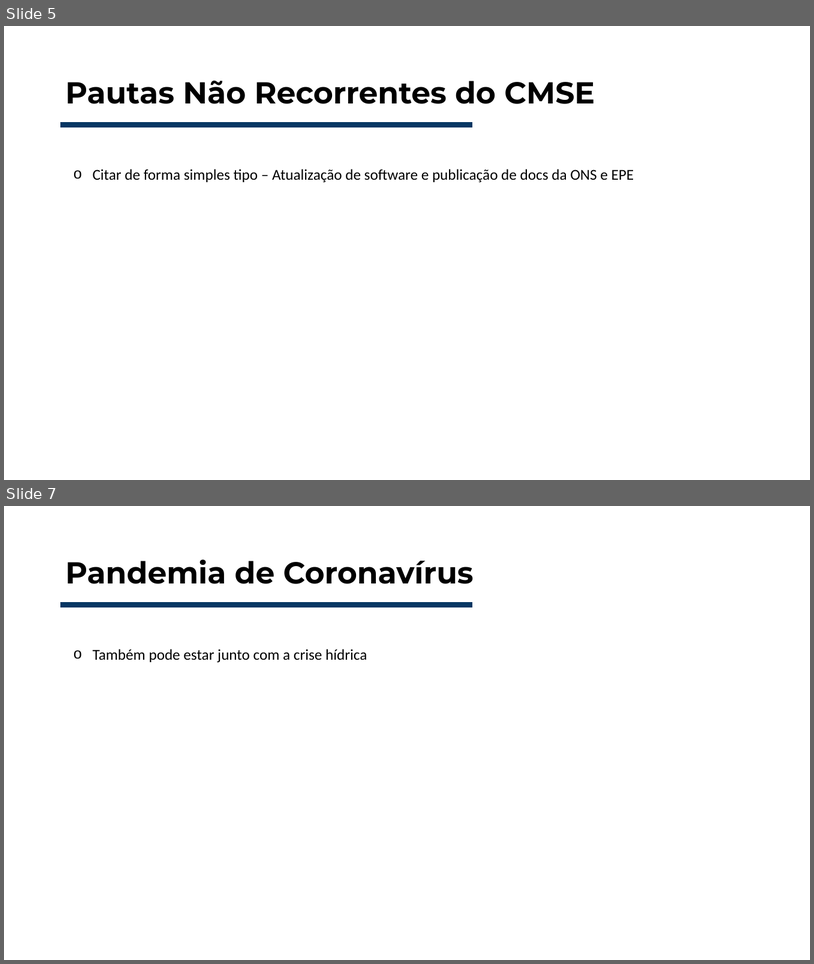
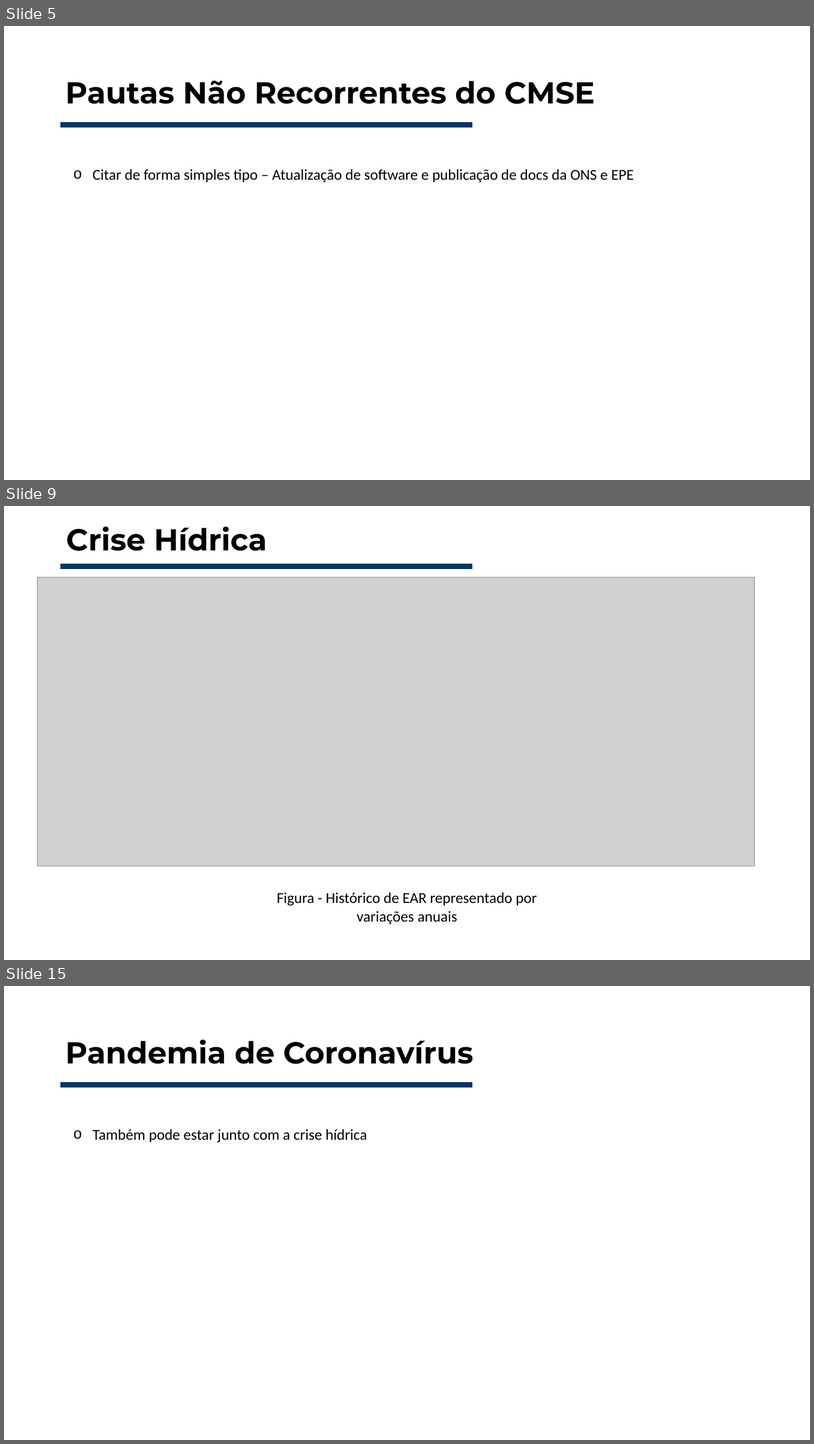
Before and after one commit to Rafa3lAlbuqueruqe/Planejamento_energetico_trabalhos, a slide deck: Seminário 1 - CMSE/Seminário - Comitê de Monitoramento do Sistema Elétrico.pptx. Shown one above the other, each under a label of ours: slides 5 and 7 before the commit, slides 5, 9 and 15 after it; the slides between them are not shown. The pictures are 814x964 and 814x1444 pixels, drawn with LibreOffice and Linux fonts; fonts in the diff are those of the drawing; grey boxes stand for pictures. Boxes give left, top, right and bottom in pixels: in the first picture for what was removed or moved away, otherwise in the second. Text is boxed around its words. In the diff, an @@ line names an element or a change of style, - is before the commit and + after.

Commit message:
Added figures and pages to presentation

```diff
--- a/Seminário 1 - CMSE/Seminário - Comitê de Monitoramento do Sistema Elétrico.pptx
+++ b/Seminário 1 - CMSE/Seminário - Comitê de Monitoramento do Sistema Elétrico.pptx
@@ slide 9 added at box(4, 506, 810, 960), background #FFFFFF @@
@@ title added at box(66, 526, 267, 551), 36 pt, text #000000, bold @@
+Crise Hídrica
@@ picture added at box(37, 577, 755, 866) @@
@@ line added from (60, 567) to (473, 567), #073763 6 pt @@
@@ text added at box(277, 892, 537, 924), 18 pt, text #000000 @@
+Figura - Histórico de EAR representado por variações anuais
@@ what was slide 7 is now slide 15 @@
```
Also in this commit, not shown: 1 slide changed, 7 other slides added, 13 other files.
